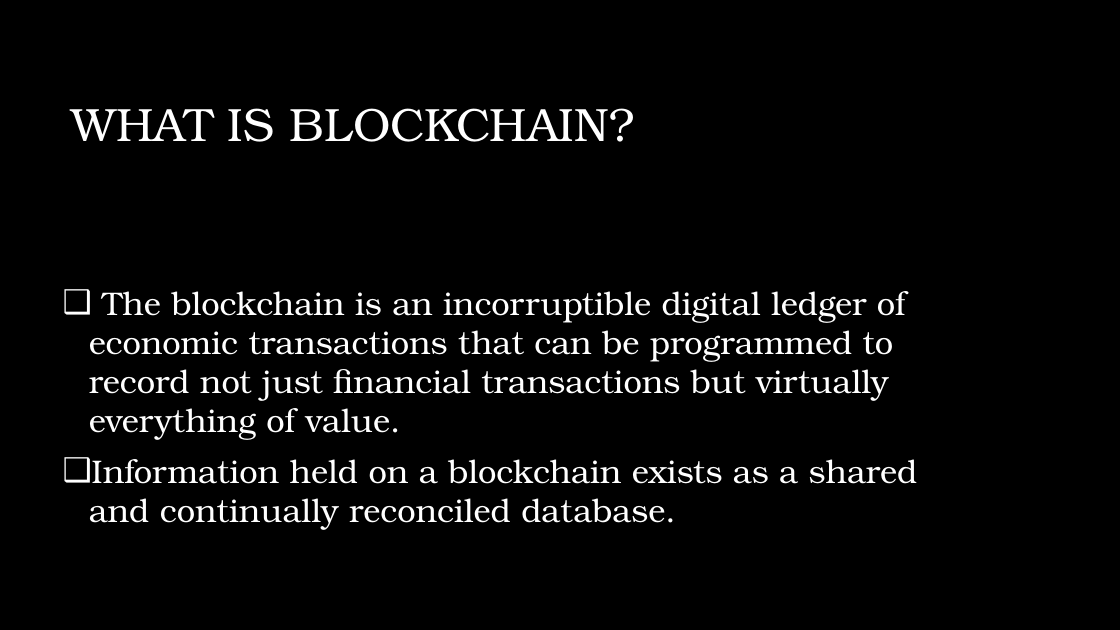
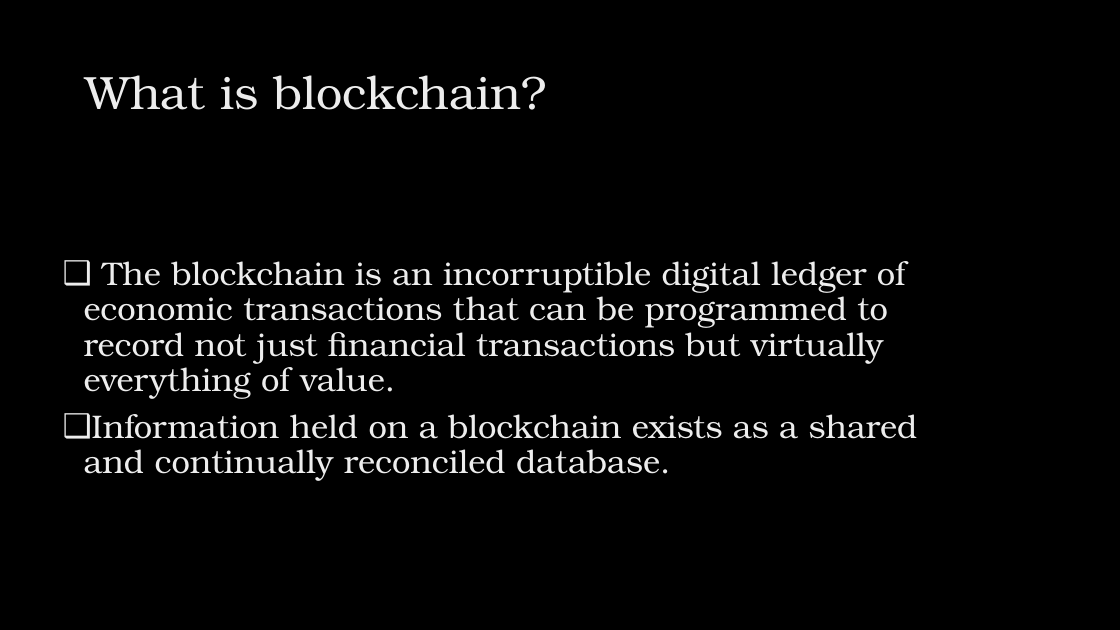
Before and after one commit to sushant76/IPHI, a slide deck: slide 3 of BlockchainDS.pptx (slide 2 before the commit). Drawn at 1120x630 pixels with LibreOffice and Linux fonts; fonts in the diff are those of the drawing; background and template pictures are left out. Boxes give left, top, right and bottom in pixels: in the first picture for what was removed or moved away, otherwise in the second. Text is boxed around its words. In the diff, an @@ line names an element or a change of style, - is before the commit and + after.

```diff
--- a/BlockchainDS.pptx
+++ b/BlockchainDS.pptx
@@ title at box(85, 75, 547, 110): text changed; text colour #FFFFFF to gradient #BFBFBF to #EDEDED to #FFFFFF @@
-WHAT IS BLOCKCHAIN?
+What is blockchain?
@@ text "The blockchain is an incorruptible ..." at box(84, 261, 918, 481): text colour #FFFFFF to gradient #BFBFBF to #EDEDED to #FFFFFF; indent changed; line spacing 1 to 0.9; vertical alignment middle to top @@
```
Also in this commit, not shown: 12 other slides changed, 4 slides added.
